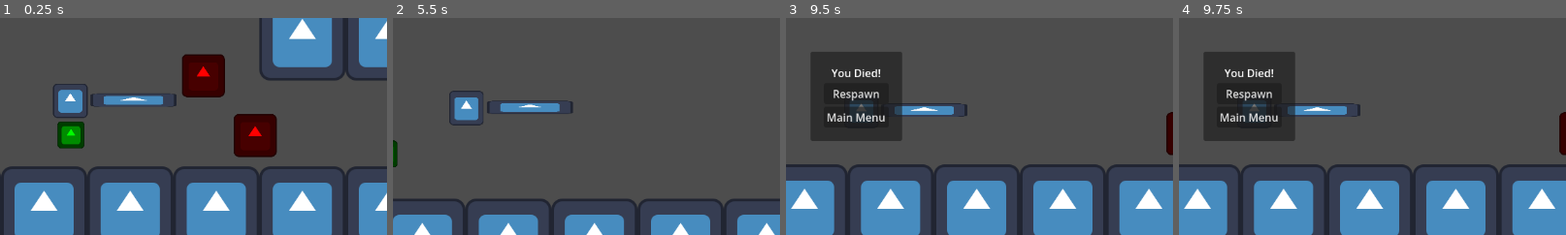
Above: before the commit, frames 1-4 (left to right).
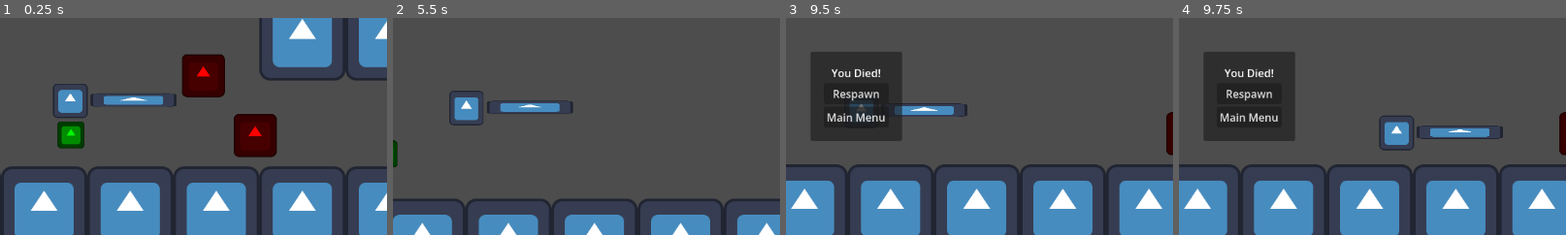
Above: after the commit, the same moments.

Repository: TheHumanMRP/RPG-Life-Tracker
Game: Godot game, scene res://Folders/Systems/Main/Scenes/main_scene.tscn
The game is run twice, just before and just after one commit, with the same random seed, the same clock (stepped at 60 frames per second) and the same inputs. The engine's default icon, where the game draws it, is replaced by a stand-in: a white triangle on a blue panel in a dark square.
Inputs (mouse positions are % of the whole screen's width and height, from its top left):
- Up to frame 1 (0.25 s): no input
- Up to frame 2 (5.5 s): move the mouse to (55, 50) at 0.52 s; hold D (move_right) 0.53-2.03 s; tap T (add_test_sword) every 1.5 s from 0.6 to 5.1 s; click (55, 50) at 0.67 s; tap Space (jump) at 0.77, 1.52, 3.02, 3.77, 4.52 s; move the mouse to (45, 50) at 1.27 s; tap E (attack) at 1.35, 2.85, 4.35 s; move the mouse to (52, 48) at 2.02 s; hold A (move_left) 2.03-2.78 s; move the mouse to (49, 52) at 2.77 s; hold D (move_right) 2.78-4.28 s; click (49, 52) at 2.92 s; move the mouse to (57, 51) at 3.52 s; move the mouse to (42, 49) at 4.27 s; hold A (move_left) 4.28-5.03 s; move the mouse to (51, 50) at 5.02 s; hold D (move_right) from 5.03 s (still down); click (51, 50) at 5.17 s
- Up to frame 3 (9.5 s): release D (move_right) at 5.75 s; click "Respawn" at 5.75 s; click "Respawn" at 6.5 s; click "Respawn" at 7.25 s; click "Main Menu" at 8 s; tap Enter at 8.75 s; drag from (35, 25) to (30, 55) at 8.77 s
- Up to frame 4 (9.75 s): tap R (respawn) at 9.5 s; move the mouse to (72, 45) at 9.52 s; hold A (move_left) from 9.53 s (still down); tap T (add_test_sword) at 9.6 s
The pictures show only the part of the screen within x 41-91%, y 32-82%; the shares and areas given below are measured in that part.

Frames 1-3 are identical in both runs. In frame 4, 2.6% of the frame differs, in the area x 16-84%, y 39-62%.
Error before the commit: Invalid access to property or key 'process' on a base object of type 'Node (Signal_Bus.gd)'. (res://Folders/Systems/Globals/Signal_Bus.gd:46)
Error after the commit: Invalid access to property or key 'inventory_component' on a base object of type 'Resource (SaveData)'. (res://Folders/Systems/Globals/global.gd:50)

Commit message:
Auto commit at 2026-08-10 00:11:42

Diff:
--- a/Folders/Systems/Globals/Signal_Bus.gd
+++ b/Folders/Systems/Globals/Signal_Bus.gd
@@ -43,7 +43,7 @@
 # ==============================================
 
 func _ready() -> void:
-	self.process
+	self.process_mode = Node.PROCESS_MODE_ALWAYS
 	await get_tree().process_frame
 	refresh_ui.emit()
 
